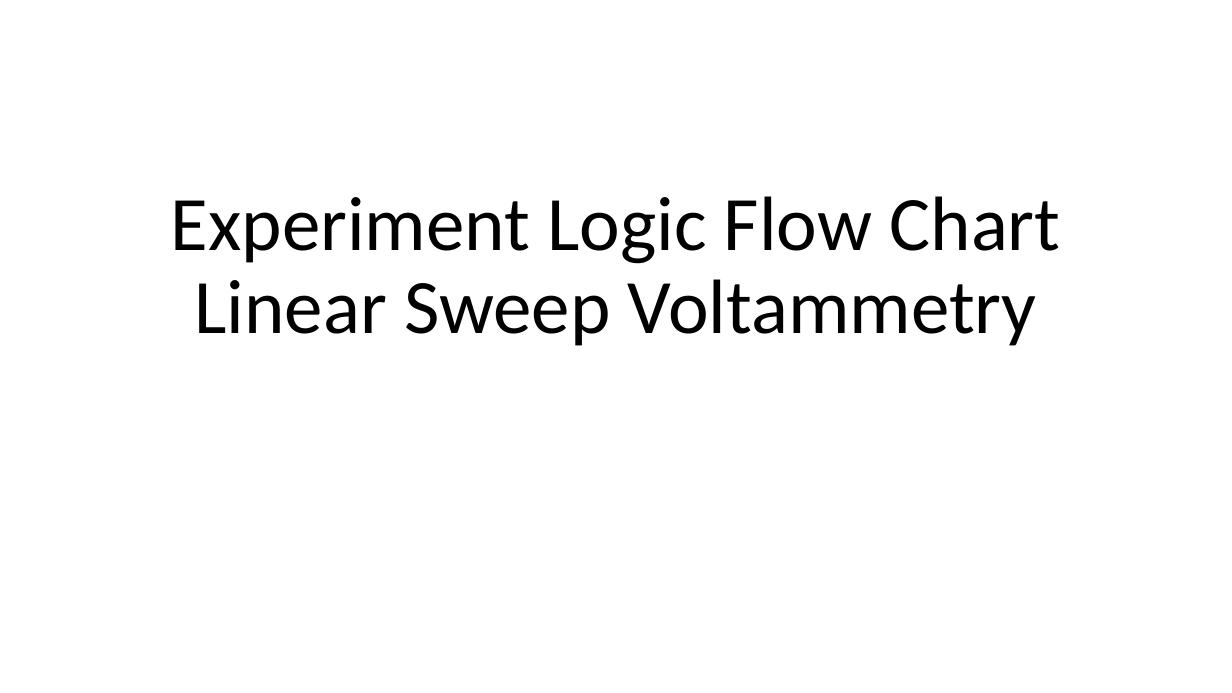
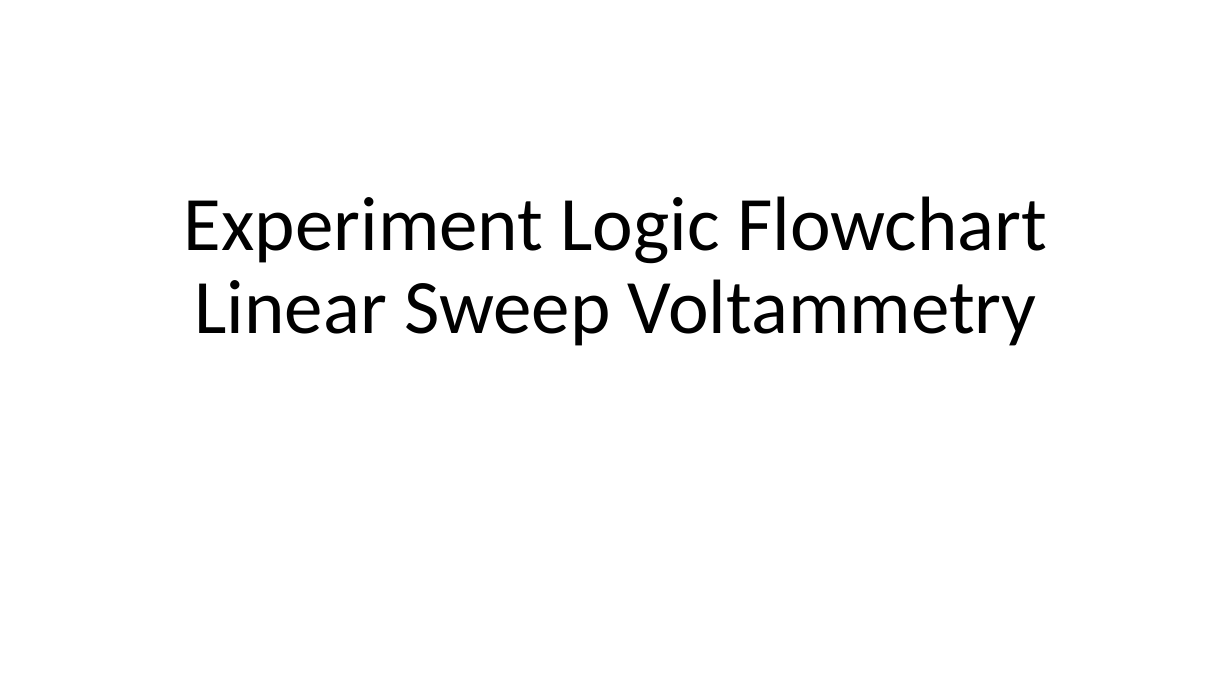
Before and after one commit to juami/pytentiostat, a slide deck: slide 1 of docs/experiment-logic-flowcharts/experiment-logic-flowchart-LSV.pptx. Drawn at 1232x693 pixels with LibreOffice and Linux fonts; fonts in the diff are those of the drawing. Boxes give left, top, right and bottom in pixels: in the first picture for what was removed or moved away, otherwise in the second. Text is boxed around its words. In the diff, an @@ line names an element or a change of style, - is before the commit and + after.

Commit message:
mike made minor edits to the LSV log flowchart

```diff
--- a/docs/experiment-logic-flowcharts/experiment-logic-flowchart-LSV.pptx
+++ b/docs/experiment-logic-flowcharts/experiment-logic-flowchart-LSV.pptx
@@ title at bbox=[184, 196, 1047, 346]: text changed @@
-Experiment Logic Flow Chart
-Linear Sweep Voltammetry
+Experiment Logic Flowchart
+Linear Sweep Voltammetry
```
Also in this commit, not shown: 1 other slide changed, 1 slide added, 1 slide removed.
